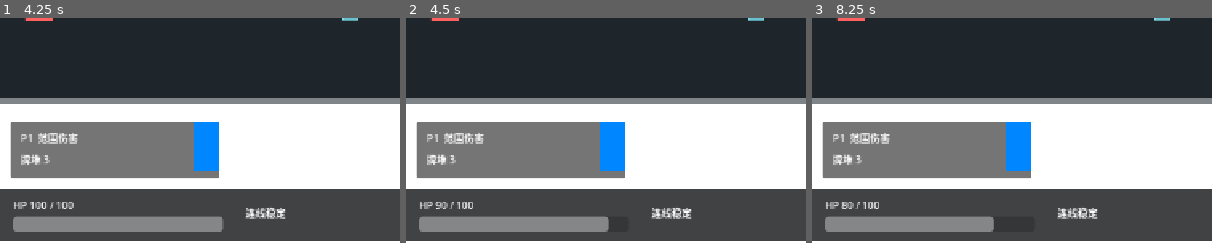
Above: before the commit, frames 1-3 (left to right).
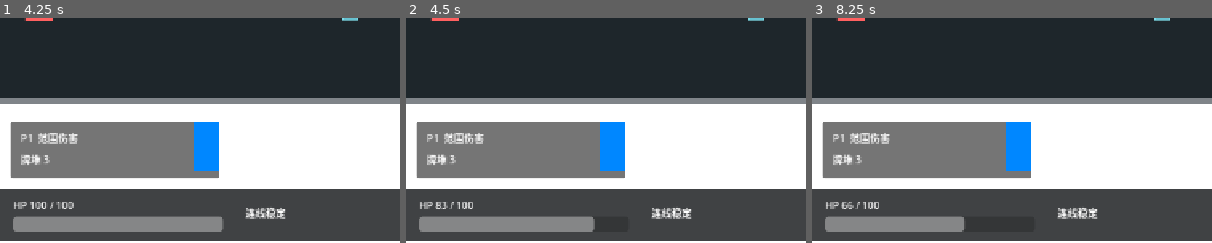
Above: after the commit, the same moments.

Repository: Jiufoduck/2026CGJ
Game: Godot game, scene res://scenes/main/MainScene.tscn
Two runs of this game, one before a commit and one after it. Both use one fixed random seed, a clock stepped at 60 frames per second and the inputs below.
Inputs (mouse positions are % of the whole screen's width and height, from its top left):
- Up to frame 1 (4.25 s): tap Enter (ui_accept) at 0.5, 0.77, 3.77 s; move the mouse to (72, 45) at 0.52 s; hold Right (ui_right) 0.53-1.25 s; tap Q at 0.6, 3.6 s; click (72, 45) at 0.67 s; drag from (30, 55) to (27, 26) at 1.27 s; move the mouse to (60, 28) at 2.02 s; hold Right (ui_right) 2.03-2.75 s; tap K at 2.1 s; drag from (45, 70) to (45, 30) at 2.77 s; move the mouse to (80, 65) at 3.52 s; hold Left (ui_left) from 3.53 s (still down)
- Up to frame 2 (4.5 s): release Left (ui_left) at 4.25 s; drag from (20, 35) to (35, 25) at 4.27 s
- Up to frame 3 (8.25 s): move the mouse to (55, 50) at 5.02 s; hold Down (ui_down) 5.03-5.75 s; tap K at 5.1, 8.1 s; click (55, 50) at 5.17 s; drag from (35, 25) to (8, 48) at 5.77 s; move the mouse to (72, 45) at 6.52 s; hold Up (ui_up) 6.53-7.25 s; tap Q at 6.6 s; tap Enter (ui_accept) at 6.77 s; drag from (30, 55) to (14, 45) at 7.27 s; move the mouse to (60, 28) at 8.02 s; hold Down (ui_down) from 8.03 s (still down)
The pictures show only the part of the screen within x 0-50%, y 50-100%; the shares and areas given below are measured in that part.

Frame 1 is identical in both runs. In frame 2, 0.3% of the frame differs, in the area x 7-51%, y 81-96%; in frame 3, 0.6%, in the area x 7-46%, y 81-96%.

Commit message:
更正了数值

Diff:
--- a/scenes/enemies/EnemyType1.tscn
+++ b/scenes/enemies/EnemyType1.tscn
@@ -16,6 +16,7 @@
 safe_margin = 0.001
 script = ExtResource("1_5psb6")
 max_health = 5.0
+contact_damage = 17.0
 contact_damage_cooldown = 3.0
 
 [node name="Visual" type="Polygon2D" parent="." unique_id=54952112]
--- a/scenes/enemies/EnemyType2.tscn
+++ b/scenes/enemies/EnemyType2.tscn
@@ -17,6 +17,8 @@
 script = ExtResource("1_r8ucr")
 enemy_type_id = 2
 max_health = 9.0
+contact_damage = 20.0
+contact_damage_cooldown = 3.0
 
 [node name="Visual" type="Polygon2D" parent="." unique_id=1965926706]
 color = Color(0.75, 0.35, 1, 1)
--- a/scenes/enemies/EnemyType3.tscn
+++ b/scenes/enemies/EnemyType3.tscn
@@ -17,8 +17,11 @@
 safe_margin = 0.001
 script = ExtResource("1_5bp4v")
 bullet = ExtResource("2_040bh")
+bullet_damage = 6
 shoot_interval = 2.0
 max_health = 4.0
+contact_damage = 6.0
+contact_damage_cooldown = 2.0
 
 [node name="Visual" type="Polygon2D" parent="." unique_id=1332585819]
 color = Color(0.25, 0.95, 0.65, 1)
--- a/scenes/enemies/EnemyType4.tscn
+++ b/scenes/enemies/EnemyType4.tscn
@@ -16,9 +16,11 @@
 wall_min_slide_angle = 0.0
 script = ExtResource("1_tfd0a")
 bullet = ExtResource("2_jrb1x")
+bullet_damage = 6
 shoot_interval = 2.0
+is_elite = true
 enemy_type_id = 4
-max_health = 4.0
+max_health = 5.0
 
 [node name="Visual" type="Polygon2D" parent="." unique_id=1332585819]
 color = Color(0.25, 0.95, 0.65, 1)
--- a/scenes/enemies/EnemyType5.tscn
+++ b/scenes/enemies/EnemyType5.tscn
@@ -14,6 +14,9 @@
 motion_mode = 1
 script = ExtResource("1_os2cd")
 enemy_type_id = 5
+max_health = 8.0
+contact_damage = 25.0
+contact_damage_cooldown = 2.0
 
 [node name="Visual" type="Polygon2D" parent="." unique_id=54952112]
 color = Color(0.95, 0.25, 0.25, 1)
--- a/scenes/enemies/EnemyType6.tscn
+++ b/scenes/enemies/EnemyType6.tscn
@@ -13,7 +13,11 @@
 collision_mask = 2
 motion_mode = 1
 script = ExtResource("1_frla7")
+charge_range = 300
 enemy_type_id = 6
+max_health = 11.0
+contact_damage = 25.0
+contact_damage_cooldown = 1.5
 
 [node name="Visual" type="Polygon2D" parent="." unique_id=54952112]
 color = Color(0.95, 0.25, 0.25, 1)
--- a/scenes/enemies/EnemyType7.tscn
+++ b/scenes/enemies/EnemyType7.tscn
@@ -15,7 +15,11 @@
 motion_mode = 1
 script = ExtResource("1_qaunb")
 bullet = ExtResource("2_odfn6")
+bullet_damage = 6
 shoot_interval = 1.5
+contact_damage = 6.0
+contact_damage_cooldown = 1.5
+can_move = false
 
 [node name="Visual" type="Polygon2D" parent="." unique_id=1332585819]
 color = Color(0.25, 0.95, 0.65, 1)
--- a/scenes/enemies/EnemyType8.tscn
+++ b/scenes/enemies/EnemyType8.tscn
@@ -15,8 +15,12 @@
 motion_mode = 1
 script = ExtResource("1_uoaw5")
 bullet = ExtResource("2_mlp2u")
+bullet_damage = 6
 shoot_interval = 1.5
 rotation_speed = 30.0
+contact_damage = 6.0
+contact_damage_cooldown = 1.5
+can_move = false
 
 [node name="Visual" type="Polygon2D" parent="." unique_id=1332585819]
 color = Color(0.25, 0.95, 0.65, 1)
